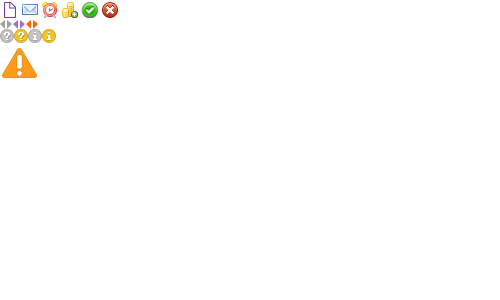
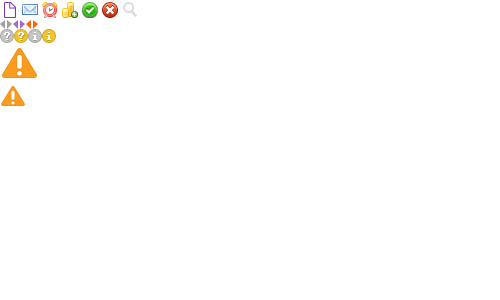
Comparing the layer stacks of the two 500 x 300 images. Changes:
added layer "Magnifying Glass 2" above "attention 拷贝 2" over left=123, top=2, right=137, bottom=17
added layer "attention 拷贝 2" (1st of 2) above "图层 5" over left=1, top=86, right=25, bottom=106
